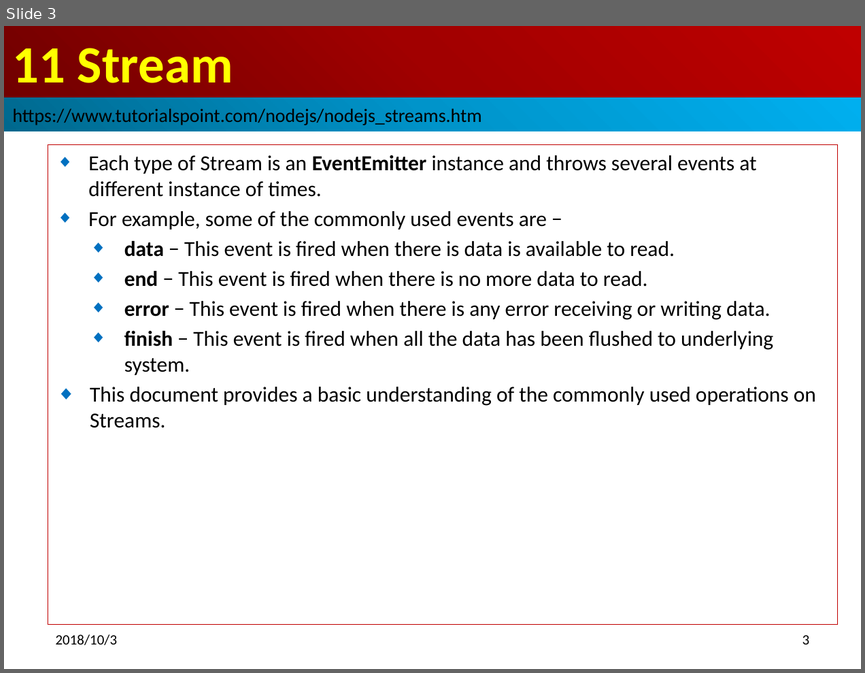
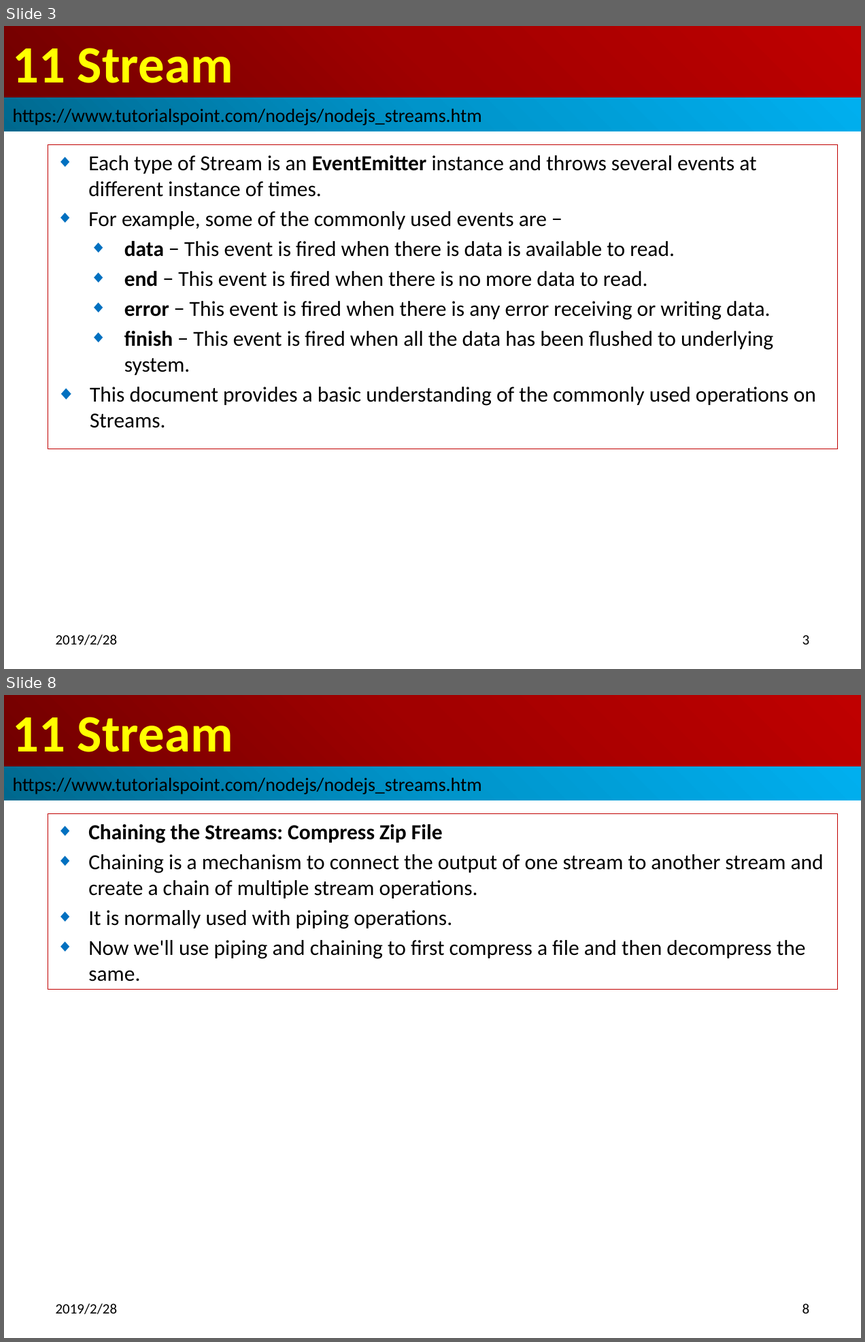
Before and after one commit to peterhchen/100-nodejs-basic, a slide deck: 15_Ch11_Stream.pptx. Shown one above the other, each under a label of ours: slide 3 before the commit, slides 3 and 8 after it; the slides between them are not shown. The pictures are 865x673 and 865x1342 pixels, drawn with LibreOffice and Linux fonts; fonts in the diff are those of the drawing. Boxes give left, top, right and bottom in pixels: in the first picture for what was removed or moved away, otherwise in the second. Text is boxed around its words. In the diff, an @@ line names an element or a change of style, - is before the commit and + after.

Commit message:
Stream Operation

```diff
--- a/15_Ch11_Stream.pptx
+++ b/15_Ch11_Stream.pptx
@@ slide 8 added at bbox=[4, 695, 861, 1338], background #FFFFFF @@
@@ title added at bbox=[4, 695, 861, 767], fill gradient #720000 to #A20000 to #C00000, 44 pt, text #FFFF00, bold @@
+11 Stream
@@ rectangle added at bbox=[4, 767, 861, 800], fill gradient #00688E to #0094CA to #00B0F0, 16 pt, text #000000 @@
+https://www.tutorialspoint.com/nodejs/nodejs_streams.htm
@@ subtitle added at bbox=[48, 814, 837, 989], outline #C00000 0.75 pt, 18 pt, text #000000 @@
+◆ Chaining the Streams: Compress Zip File
+◆ Chaining is a mechanism to connect the output of one stream to another stream and create a chain of multiple stream operations.
+◆ It is normally used with piping operations.
+◆ Now we'll use piping and chaining to first compress a file and then decompress the same.
@@ text added at bbox=[56, 1303, 118, 1314], 12 pt, text #000000 @@
+2019/2/28
@@ page number added at bbox=[802, 1303, 810, 1313], 12 pt, text #000000 @@
+8
@@ slide 3 changed as well @@
@@ subtitle "Each type of Stream is ...": place and size @@
-subtitle "Each type of Stream is ..." at bbox=[48, 145, 837, 624]
+subtitle "Each type of Stream is ..." at bbox=[48, 145, 837, 448]
@@ text at bbox=[56, 634, 118, 645]: text changed @@
-2018/10/3
+2019/2/28
```
Also in this commit, not shown: 4 other slides changed, 6 other slides added, 3 slides removed, 6 other files.
